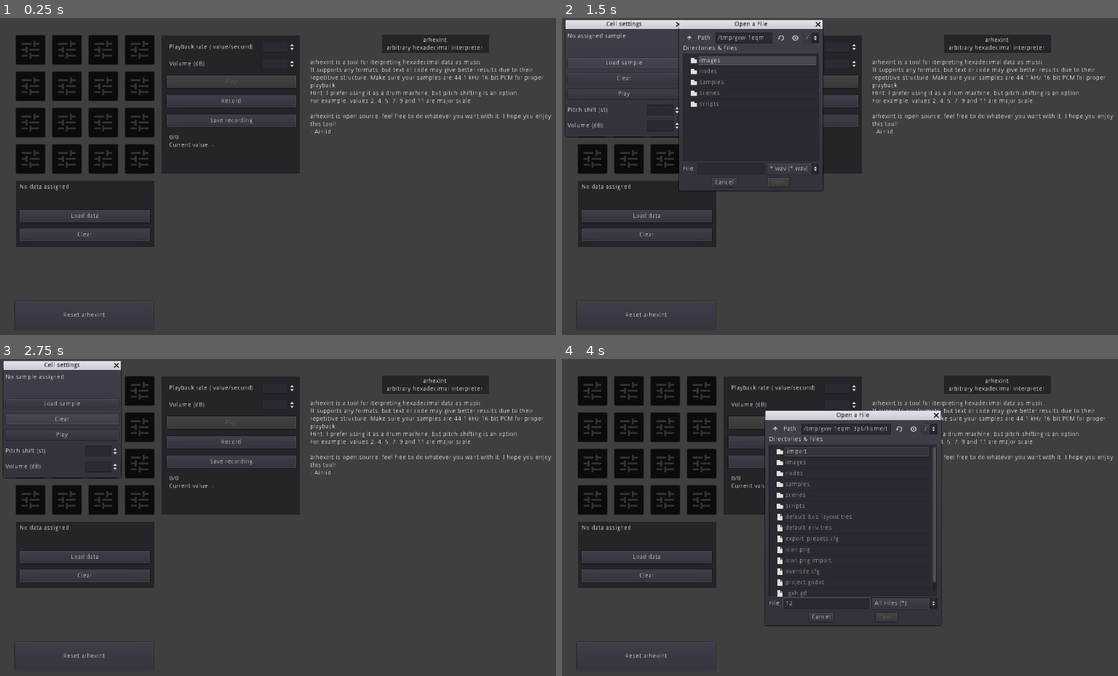
Above: before the commit, frames 1-4 (two rows, left to right).
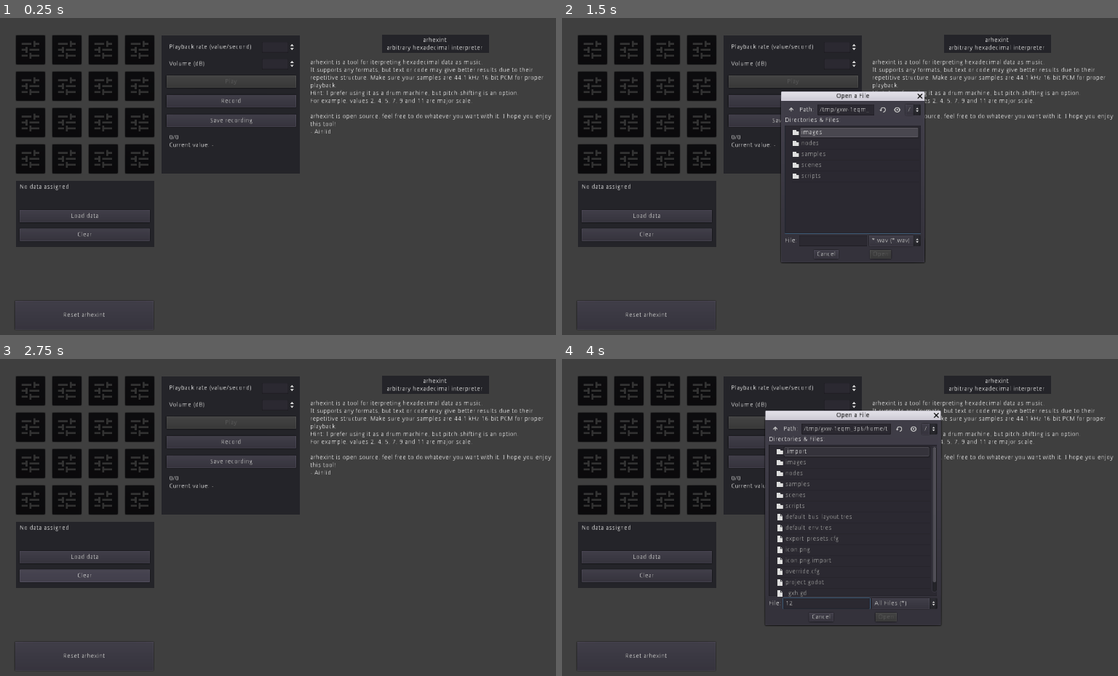
Above: after the commit, the same moments.

Repository: Ainlid/arhexint
Game: Godot game, scene res://scenes/main.tscn
The game is run twice, just before and just after one commit, with the same random seed, the same clock (stepped at 60 frames per second) and the same inputs.
Inputs (mouse positions are in pixels of both pictures, inside the frame that each line leads up to):
- Up to frame 1 (0.25 s): no input
- Up to frame 2 (1.5 s): click (589, 49) at 0.52 s; click "Load sample" at 1.25 s
- Up to frame 3 (2.75 s): click "Clear" at 2 s
- Up to frame 4 (4 s): click "Load data" at 2.75 s; click (828, 603) at 3.52 s; type "12" at 3.6 s

The runs differ from the first frame. In frame 1, less than 0.1% of the frame differs, in the area x 37-46%, y 8-11%; in frame 2, 12%, in the area x 0-66%, y 0-78%; in frame 3, 4.8%; in frame 4, less than 0.1%.

Commit message:
minor fixes

Diff:
--- a/nodes/cell.tscn
+++ b/nodes/cell.tscn
@@ -83,6 +83,7 @@
 margin_right = 253.0
 margin_bottom = 153.5
 focus_mode = 0
+disabled = true
 text = "Play"
 __meta__ = {
 "_edit_use_anchors_": false
--- a/nodes/player.tscn
+++ b/nodes/player.tscn
@@ -37,7 +37,7 @@
 margin_top = 16.0
 margin_right = 208.0
 margin_bottom = 40.0
-text = "Playback rate ( value/second)"
+text = "Playback rate (value/second)"
 valign = 1
 __meta__ = {
 "_edit_use_anchors_": false
--- a/scripts/cell.gd
+++ b/scripts/cell.gd
@@ -7,6 +7,8 @@
 onready var file_dialog = $settings_menu/file_dialog
 onready var sample_status = $settings_menu/sample_scroll/sample_status
 var empty_col = Color(0.2, 0.2, 0.2, 1.0)
+
+onready var play_button = $settings_menu/play_button
 
 onready var flash = $flash
 onready var flash_timer = $flash_timer
@@ -21,10 +23,10 @@
 	modulate = empty_col
 
 func _show_settings():
-	settings.popup()
+	settings.popup_centered()
 
 func _load_pressed():
-	file_dialog.popup()
+	file_dialog.popup_centered()
 
 func _file_selected(path):
 	var file = File.new()
@@ -39,11 +41,13 @@
 		audio.stream = sample
 		sample_status.text = str(path.get_file())
 		file.close()
+		play_button.disabled = false
 		modulate = Color.white
 
 func _clear_pressed():
 	audio.stream = null
 	sample_status.text = "No sample assigned"
+	play_button.disabled = true
 	modulate = empty_col
 
 func _pitch_changed(value):
Not shown, changed: export_presets.cfg
